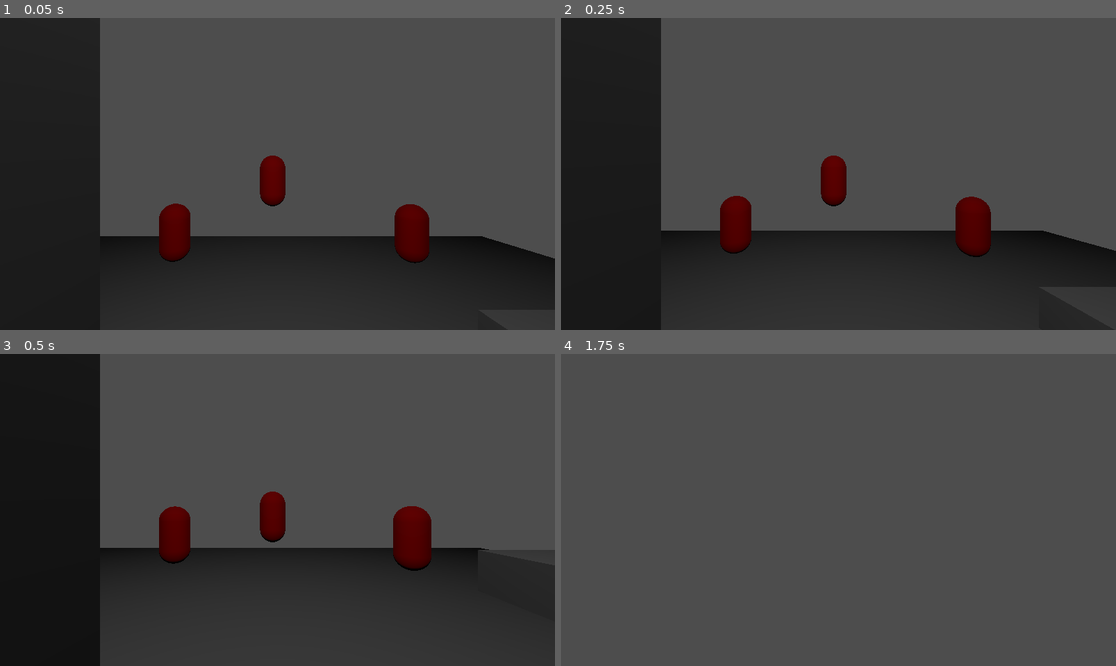
Above: before the commit, frames 1-4 (two rows, left to right).
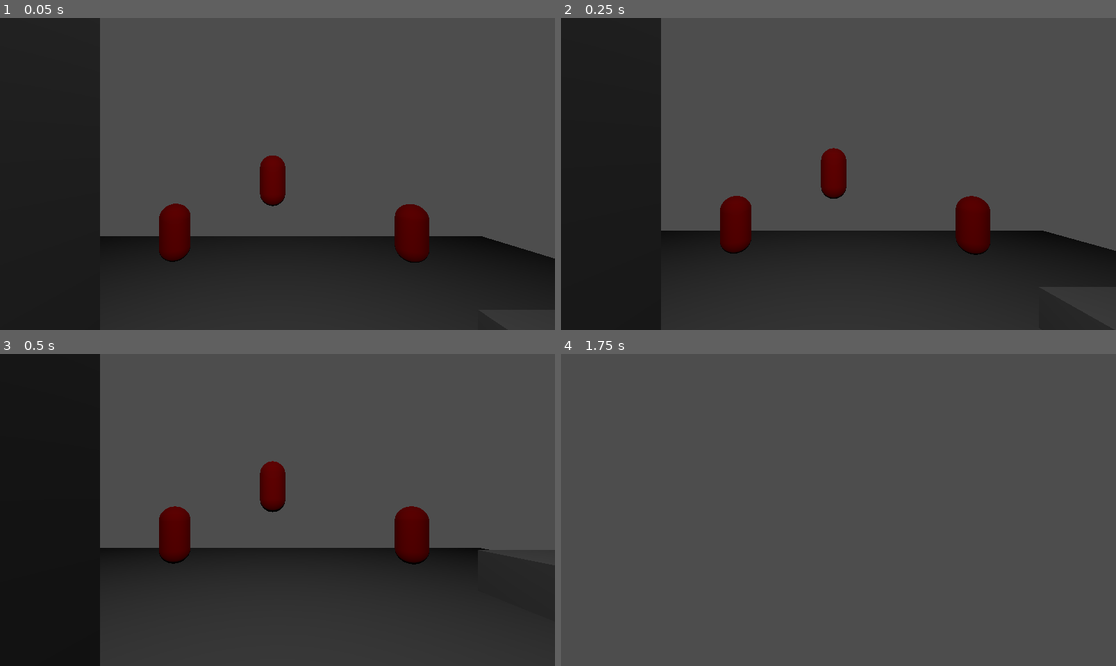
Above: after the commit, the same moments.

Repository: EstebanGonzalez20/Shattered-Echoes
Game: Godot game, scene res://Testing/Enemies_AI/test_enemies.tscn
The game is run twice, just before and just after one commit, with the same random seed, the same clock (stepped at 60 frames per second) and the same inputs.
Inputs (mouse positions are in pixels of both pictures, inside the frame that each line leads up to):
- Up to frame 1 (0.05 s): no input
- Up to frame 2 (0.25 s): no input
- Up to frame 3 (0.5 s): no input
- Up to frame 4 (1.75 s): tap Enter (ui_accept) at 0.5, 0.77, 1.52 s; move the mouse to (866, 510) at 0.52 s; press the mouse at (866, 510) at 0.53 s; hold Up (ui_up) from 0.53 s (still down); right-click (866, 510) at 0.8 s; move the mouse to (810, 510) at 1.27 s; release the mouse at (810, 510) at 1.28 s; right-click (810, 510) at 1.35 s; click (810, 510) at 1.55 s

The runs differ from the first frame. In frame 1, less than 0.1% of the frame differs, in the area x 46-78%, y 44-79%; in frame 2, 0.3%; in frame 3, 1.2%, in the area x 46-78%, y 34-70%; in frame 4, nothing differs.
Error after the commit: Parse Error: Could not find type "EnemyPlayerDistanceComponent" in the current scope. (res://Engine/Systems/enemy_behavior_system.gd:4)

Commit message:
refactor: refacciona los componentes para adaptarse al ecs

Diff:
--- a/Engine/Components/attack_speed_component.gd
+++ b/Engine/Components/attack_speed_component.gd
@@ -1,20 +1,17 @@
-extends Component
-class_name AttackSpeedComponent
+class_name AttackSpeedComponent extends Component
+
+func get_type() -> StringName:
+	return &"AttackSpeed"
 
 ## Ataques por segundo (ej: 2 = 2 ataques por segundo)
-@export var attacks_per_second: float = 1.0
+@export var attacks_per_second: float:
+	set(value):
+		attacks_per_second = max(value, 0.1)
 
-# Tiempo restante hasta poder atacar otra vez
-var cooldown: float = 0.0
-
-func get_attacks_per_second() -> float:
-	return attacks_per_second
-
-func set_attacks_per_second(new_attacks_per_second: float):
-	attacks_per_second = max(new_attacks_per_second, 0.1)
-
-func set_cooldown(new_cooldown: float):
-	cooldown = max(new_cooldown, 0.0)
+## Tiempo restante hasta poder atacar otra vez
+var cooldown: float = 0.0:
+	set(value):
+		cooldown = max(value, 0.0)
 
 func can_attack() -> bool:
 	return cooldown <= 0.0
@@ -23,4 +20,4 @@
 	cooldown = 1.0 / attacks_per_second
 
 func update(delta: float):
-	set_cooldown(cooldown - delta)
+	cooldown -= delta
--- a/Engine/Components/component.gd
+++ b/Engine/Components/component.gd
@@ -1,2 +1,4 @@
-class_name Component
-extends Resource
+class_name Component extends Resource
+func get_type() -> StringName:
+	assert(false, "Componente %s no implementa get_type()" % get_class())
+	return &""
--- a/Engine/Components/damage_component.gd
+++ b/Engine/Components/damage_component.gd
@@ -1,10 +1,9 @@
 extends Component
 class_name DamageComponent
 
-@export var damage: float = 10.0
+func get_type() -> StringName:
+	return &"Damage"
 
-func get_damage() -> float:
-	return damage
-
-func set_damage(new_damage: float):
-	damage = max(new_damage, 1.0)
+@export var damage: float:
+	set(value):
+		damage = max(value, 1)
--- /dev/null
+++ b/Engine/Components/enemy_behavior_component.gd
@@ -0,0 +1,7 @@
+class_name EnemyBehaviorComponent extends Component
+
+func get_type() -> StringName:
+	return &"EnemyBehavior"
+
+@export var max_player_distance: float
+@export var min_player_distance: float
--- a/Engine/Components/enemy_player_distance_component.gd
+++ /dev/null
@@ -1,5 +0,0 @@
-class_name EnemyPlayerDistanceComponent
-extends Resource
-
-@export var max_player_distance: float = 7.0
-@export var min_player_distance: float = 3.0
--- a/Engine/Components/health_component.gd
+++ b/Engine/Components/health_component.gd
@@ -1,32 +1,27 @@
-extends Component
-class_name HealthComponent
+class_name HealthComponent extends Component
 
-@export var max_health: float
-var current_health: float
+func get_type() -> StringName:
+	return &"Health"
+
+@export var max_health: float:
+	set(value):
+		max_health = max(value, 1)
+
+		if current_health > max_health:
+			current_health = max_health
+
+var current_health: float:
+	set(value):
+		current_health = min(max(value, 0), max_health)
 
 func _init():
 	current_health = max_health
-
-func set_max_health(new_max_health: int):
-	max_health = min(new_max_health, 1)
-
-	if current_health > max_health:
-		set_current_health(max_health)
-
-func get_max_health() -> int:
-	return max_health
-
-func set_current_health(new_current_health: int):
-	current_health = min(max(new_current_health, 0), max_health)
-
-func get_current_health() -> int:
-	return current_health
 
 func is_alive() -> bool:
 	return current_health > 0
 
 func heal(amount: float):
-	set_current_health(current_health + amount)
+	current_health += amount
 
 func take_damage(amount: float):
-	set_current_health(current_health - amount)
+	current_health -= amount
--- a/Engine/Components/input_component.gd
+++ b/Engine/Components/input_component.gd
@@ -1,5 +1,8 @@
 class_name InputComponent
 extends Component
+
+func get_type() -> StringName:
+	return &"Input"
 
 var move_vector: Vector2 = Vector2.ZERO
 var jump_pressed: bool = false
--- a/Engine/Components/look_component.gd
+++ b/Engine/Components/look_component.gd
@@ -1,5 +1,8 @@
-class_name LookComponent
-extends Component
-@export var mouse_sens: float = 2.0
-var yaw: float = 0.0
-var pitch: float = 0.0
+class_name LookComponent extends Component
+
+func get_type() -> StringName:
+	return &"Look"
+
+@export var mouse_sens: float = 2.0 ## Sensibilidad de la camara
+var yaw: float = 0.0 ## Movimiento horizontal de la camara
+var pitch: float = 0.0 ## Movimiento vertical de la camara
--- a/Engine/Components/movement_component.gd
+++ b/Engine/Components/movement_component.gd
@@ -1,6 +1,14 @@
-class_name MovementComponent
-extends Component
+class_name MovementComponent extends Component
 
-@export var speed: float = 10.0
-@export var jump_velocity: float = 4.5
-var velocity: Vector3 = Vector3.ZERO
+func get_type() -> StringName:
+	return &"Movement"
+
+@export var speed: float: ## Representa que tan rápido se mueve la entidad
+	set(value):
+		speed = max(value, 0)
+
+@export var jump_velocity: float: ## Representa que tan fuerte salta la entidad
+	set(value):
+		jump_velocity = max(value, 0)
+
+var velocity: Vector3 = Vector3.ZERO ## El vector de velocidad de la entidad
--- a/Engine/Components/node_component.gd
+++ b/Engine/Components/node_component.gd
@@ -1,2 +1,5 @@
 ## para componentes que necesitan nodos hijos
 class_name NodeComponent extends Node
+func get_type() -> StringName:
+	assert(false, "Componente %s no implementa get_type()" % get_class())
+	return &""
--- a/Engine/Components/pickup.gd
+++ b/Engine/Components/pickup.gd
@@ -1,14 +1,14 @@
 ## Este componente determina que una entidad es un pickup
 class_name PickupComponent extends Component
 
-const TYPE : StringName = &"PICKUP"
+func get_type() -> StringName:
+	return &"Pickup"
 
 enum PickupType {
 	COIN,
 	HEAL
 }
 
-@export var type: PickupType
-@export var amount: int = 1
-## Guardia para evitar doble recolección
-var is_collected: bool = false
+@export var type: PickupType ## El tipo de pikcup
+@export var amount: int = 1 ## Cuanta cantidad de su tipo da al ser agarrado
+var is_collected: bool = false ## Guardia para evitar doble recolección
--- a/Engine/Components/pickup_collector.gd
+++ b/Engine/Components/pickup_collector.gd
@@ -1,10 +1,17 @@
 ## Este componente representa el radio en el cual una entidad recolecta pickups
 class_name PickupCollector extends NodeComponent
 
-##Señal emitida cuando un pickup entra en el rango
+func get_type() -> StringName:
+	return &"PickupCollector"
+
+## Señal emitida cuando un pickup entra en el rango
 signal pickup_entered(pickup_node: Node3D)
 
-@export var radius: float = 24.0: set = _set_radius
+@export var radius: float = 24.0:
+	set(value):
+		radius = maxf(value, 0.0)
+		if _shape:
+			_shape.radius = radius
 
 var _area: Area3D
 var _shape: SphereShape3D
@@ -12,6 +19,7 @@
 func _ready() -> void:
 	_build_area()
 
+## Construye el area de detección
 func _build_area() -> void:
 	_area = Area3D.new()
 	_area.name = "PickupCollectionArea"
@@ -30,11 +38,6 @@
 
 	_area.body_entered.connect(_on_body_entered)
 
+## Emite pickup_entered con el cuerpo con el que hace contacto
 func _on_body_entered(body: Node3D) -> void:
-	# El componente solo notifica, no decide qué hacer
 	pickup_entered.emit(body)
-
-func _set_radius(new_value: float) -> void:
-	radius = maxf(new_value, 0.0)
-	if _shape:
-		_shape.radius = radius
--- a/Engine/Components/wallet_component.gd
+++ b/Engine/Components/wallet_component.gd
@@ -1,5 +1,9 @@
 class_name Wallet extends Component
 
+func get_type() -> StringName:
+	return &"Wallet"
+
+## Señal emitida cuando la reserva de monedas cambia
 signal currency_changed(new_value: int)
 
 @export var min_amount : int = 0:
--- a/Engine/Components/weapon_component.gd
+++ b/Engine/Components/weapon_component.gd
@@ -1,14 +1,14 @@
-extends Component
-class_name WeaponComponent
+class_name WeaponComponent extends Component
+
+func get_type() -> StringName:
+	return &"Weapon"
 
 @export var weapon_coefficient: AttackCoefficient
-@export var basic_attack: SkillResource
-@export var special_attack: SkillResource
+@export var basic_attack: SkillResource ## La habilidad que usa el arma como atque básico
+@export var special_attack: SkillResource ## La habilidad que usa el arma como habilidad especial
 
-
-var damage_function: Callable
-var attack_speed_function: Callable
-
+var damage_function: Callable ## Función usada para calcular el daño
+var attack_speed_function: Callable ## Función usada para calcular la cadencia
 
 func initialize():
 	damage_function = MathScaling.scaling_function(
Renamed: Engine/Components/enemy_player_distance_component.gd.uid -> Engine/Components/enemy_behavior_component.gd.uid
